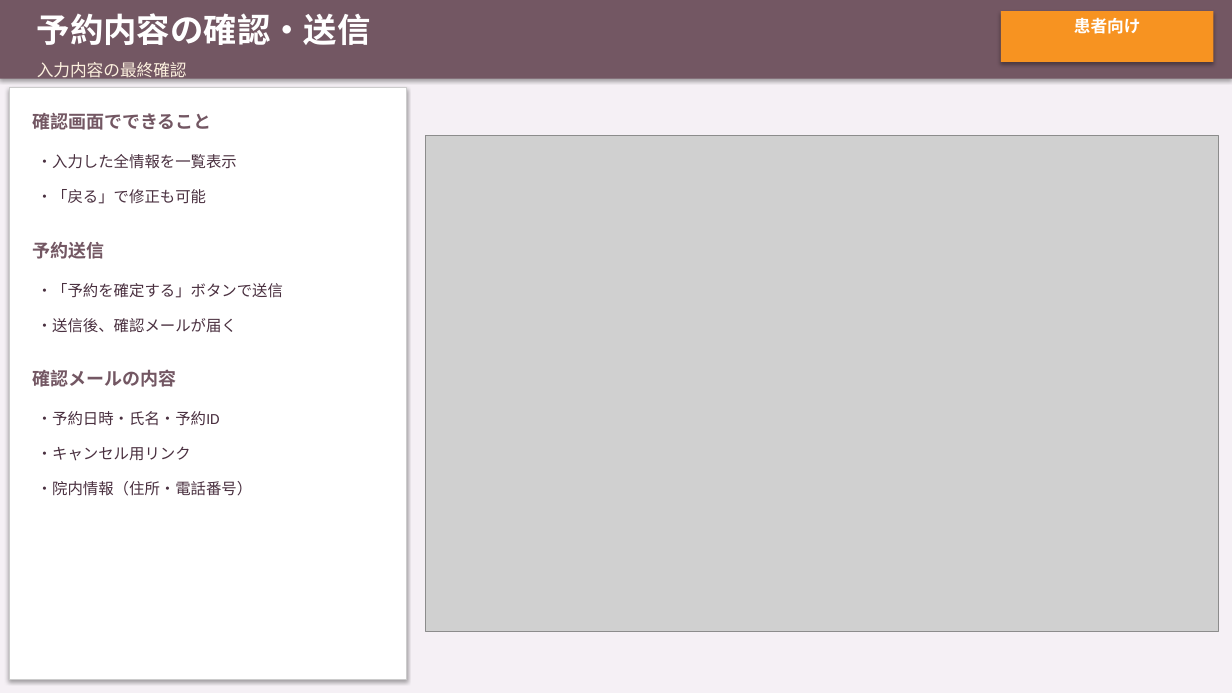
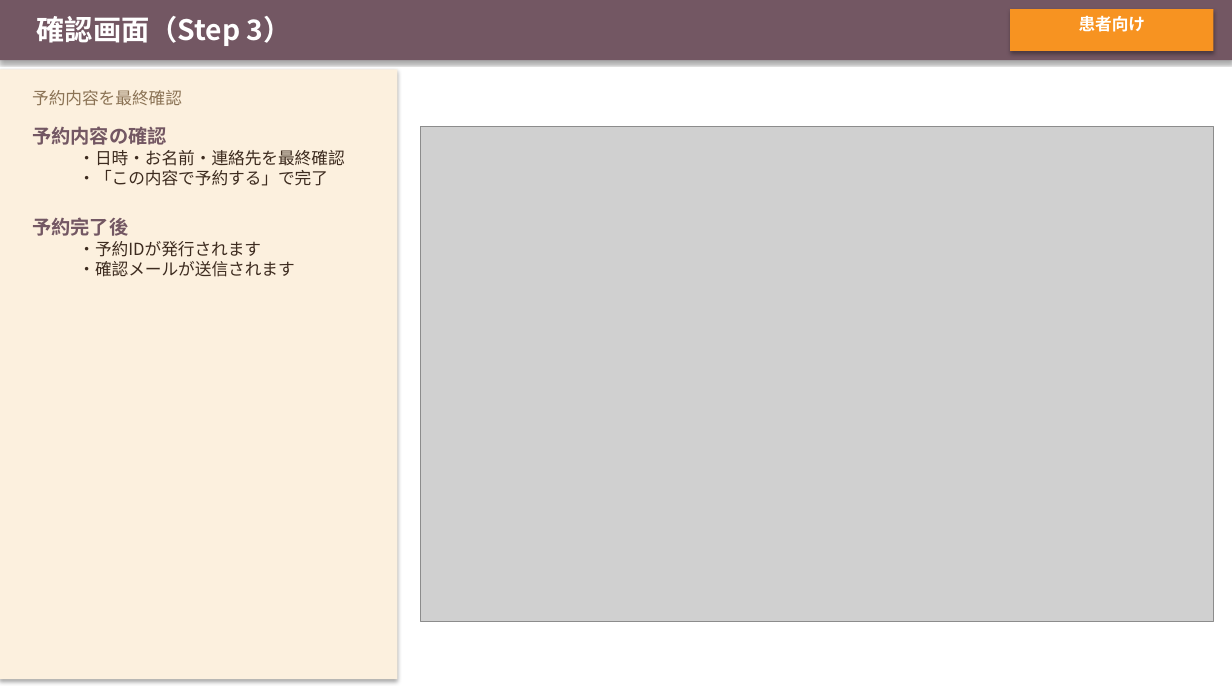
Before and after one commit to Kojinius/fukumoto-reservation, a slide deck: slide 7 of documents/manuals/OnlineAppointSystem_ユーザーマニュアル.pptx. Drawn at 1232x693 pixels with LibreOffice and Linux fonts; fonts in the diff are those of the drawing; grey boxes stand for pictures. Boxes give left, top, right and bottom in pixels: in the first picture for what was removed or moved away, otherwise in the second. Text is boxed around its words. In the diff, an @@ line names an element or a change of style, - is before the commit and + after.

```diff
--- a/documents/manuals/OnlineAppointSystem_ユーザーマニュアル.pptx
+++ b/documents/manuals/OnlineAppointSystem_ユーザーマニュアル.pptx
@@ rectangle: place and size @@
-rectangle at box(0, 0, 1232, 79)
+rectangle at box(0, 0, 1232, 60)
@@ rectangle at box(0, 0, 1232, 693): fill #F5F0F5 to #FFFFFF @@
@@ text at box(37, 16, 292, 46): text changed; size 26 to 22 pt; font Calibri to Noto Sans CJK JP @@
-予約内容の確認・送信
+確認画面（Step 3）
@@ text "患者向け" at box(1079, 15, 1146, 32): font Calibri to Noto Sans CJK JP @@
@@ rectangle: place and size @@
-rectangle at box(1001, 11, 1214, 62)
+rectangle at box(1010, 9, 1214, 51)
@@ rectangle: place and size @@
-rectangle at box(9, 88, 407, 679)
+rectangle at box(0, 69, 397, 679)
@@ rectangle at box(0, 69, 397, 679): fill #FFFFFF to #FCF0DE; outline #CCCCCC 0.5 pt to none @@
@@ text at box(32, 90, 182, 106): text changed; font Calibri to Noto Sans CJK JP; text colour #FCF0DE to #8B7355 @@
-入力内容の最終確認
+予約内容を最終確認
@@ text at box(32, 126, 344, 277): text changed; size 14 to 13 pt; font Calibri to Noto Sans CJK JP; text colour #735763 to #3D2B1F; bold off @@
-確認画面でできること
+予約内容の確認
+  ・日時・お名前・連絡先を最終確認
+  ・「この内容で予約する」で完了
+予約完了後
+  ・予約IDが発行されます
+  ・確認メールが送信されます
@@ picture: place and size @@
-picture at box(425, 136, 1218, 631)
+picture at box(421, 127, 1214, 622)
@@ text removed at box(37, 154, 237, 169) @@
-・入力した全情報を一覧表示
@@ text removed at box(37, 189, 206, 204) @@
-・「戻る」で修正も可能
@@ text removed at box(32, 242, 104, 259) @@
-予約送信
@@ text removed at box(37, 283, 283, 298) @@
-・「予約を確定する」ボタンで送信
@@ text removed at box(37, 318, 237, 333) @@
-・送信後、確認メールが届く
@@ text removed at box(32, 369, 176, 387) @@
-確認メールの内容
@@ text removed at box(37, 411, 220, 426) @@
-・予約日時・氏名・予約ID
@@ text removed at box(37, 446, 191, 461) @@
-・キャンセル用リンク
@@ text removed at box(37, 481, 252, 496) @@
-・院内情報（住所・電話番号）
```
Also in this commit, not shown: 6 other slides changed, 15 slides added, 13 slides removed, 33 other files.
